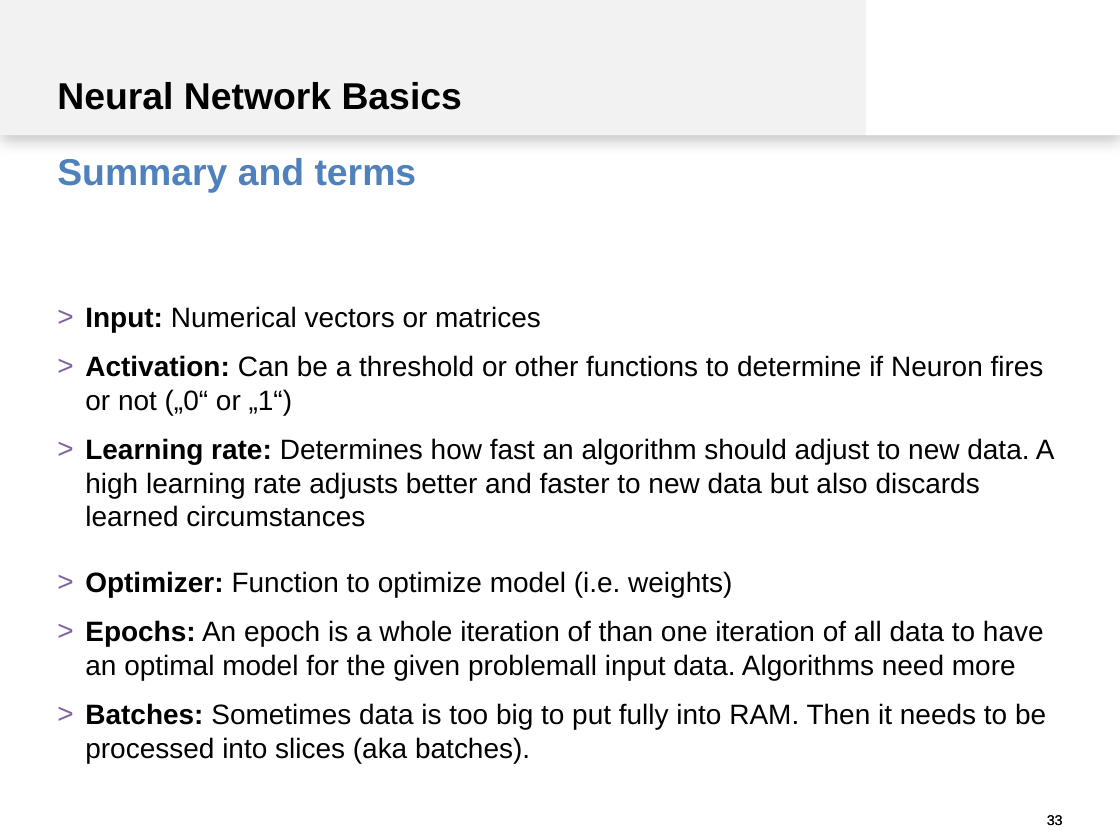
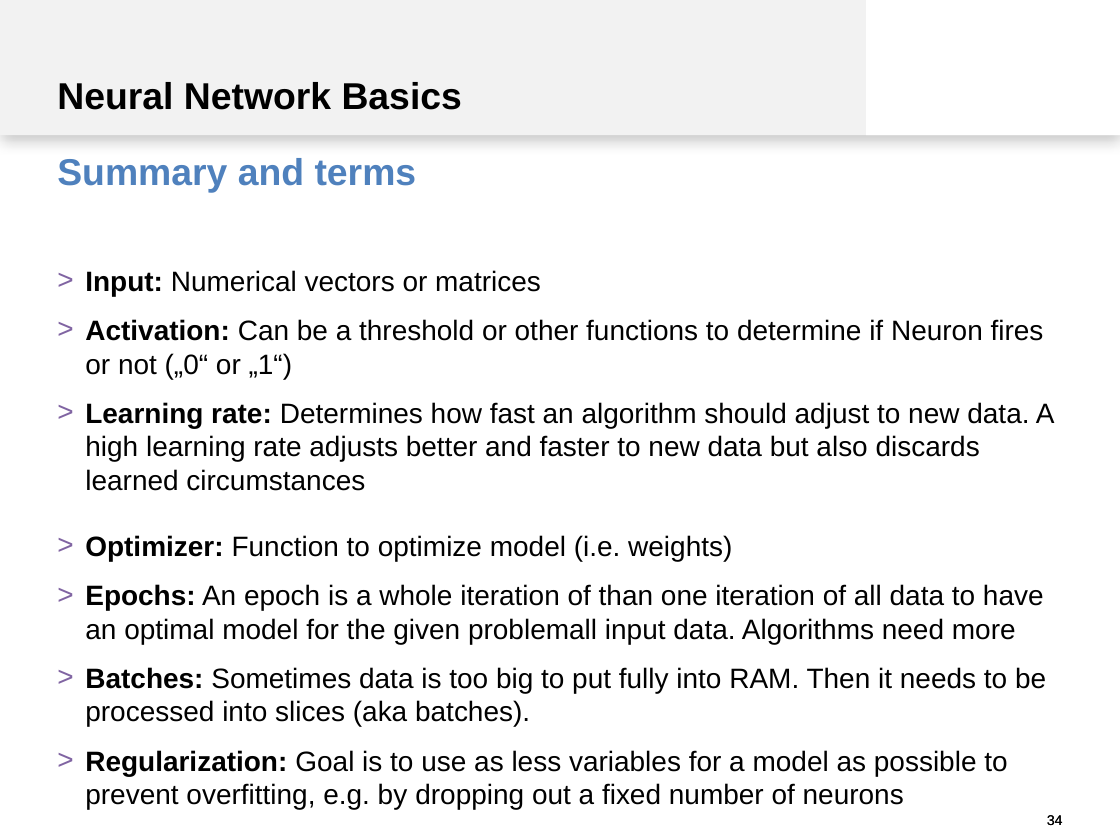
Before and after one commit to spinfo/LSS_DLwithText, a slide deck: slide 34 of docs/introduction.pptx (slide 33 before the commit). Drawn at 1120x840 pixels with LibreOffice and Linux fonts; fonts in the diff are those of the drawing. Boxes give left, top, right and bottom in pixels: in the first picture for what was removed or moved away, otherwise in the second. Text is boxed around its words. In the diff, an @@ line names an element or a change of style, - is before the commit and + after.

```diff
--- a/docs/introduction.pptx
+++ b/docs/introduction.pptx
@@ text "Input: Numerical vectors or matrices": place and size @@
-text "Input: Numerical vectors or matrices" at (85, 306, 1055, 763)
+text "Input: Numerical vectors or matrices" at (85, 270, 1055, 809)
@@ text at (85, 750, 1007, 809): paragraph added @@
+> Regularization: Goal is to use as less variables for a model as possible to prevent overfitting, e.g. by dropping out a fixed number of neurons
@@ page number at (560, 800, 1063, 840): text changed @@
-33
+34
@@ page number at (1047, 815, 1063, 826): text changed @@
-33
+34
```
Also in this commit, not shown: 8 other slides changed, 1 slide added.
